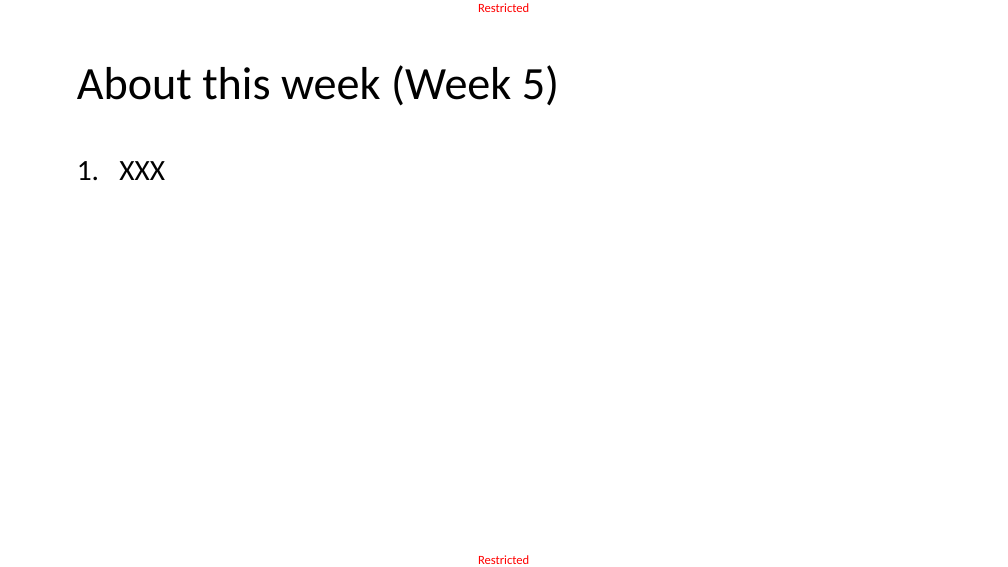
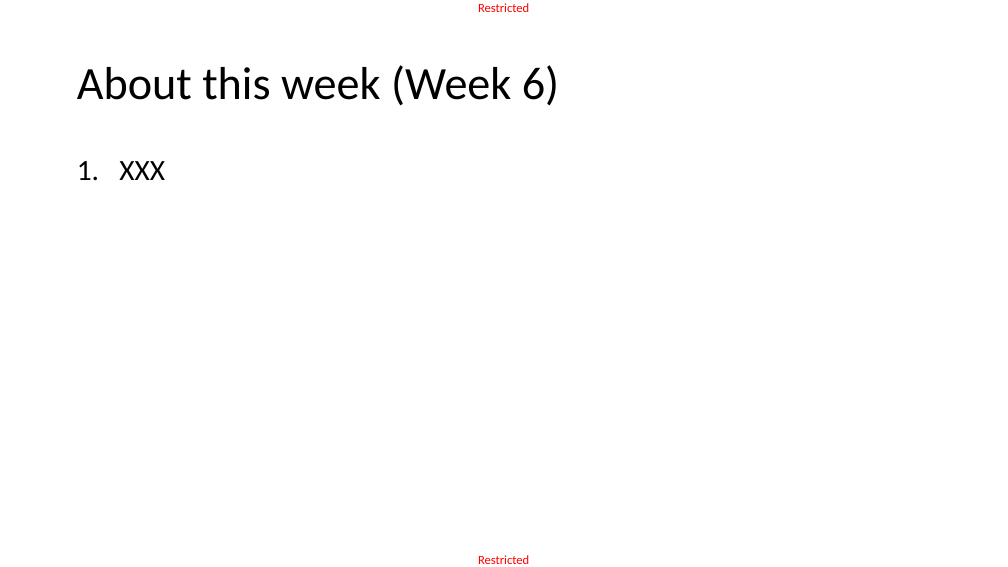
Before and after one commit to matthieudemari/SUTD_DL_50_039, a slide deck: slide 2 of W6/0. All/W6.pptx. Drawn at 1008x567 pixels with LibreOffice and Linux fonts; fonts in the diff are those of the drawing. Boxes give left, top, right and bottom in pixels: in the first picture for what was removed or moved away, otherwise in the second. Text is boxed around its words. In the diff, an @@ line names an element or a change of style, - is before the commit and + after.

Commit message:
Done teaching W5S2, progress on Week 6 materials.

```diff
--- a/W6/0. All/W6.pptx
+++ b/W6/0. All/W6.pptx
@@ title at <box>77,65,559,106</box>: text changed @@
-About this week (Week 5)
+About this week (Week 6)
```
Also in this commit, not shown: 6 other slides changed, 17 slides added, 3 slides removed, 2 other files.
